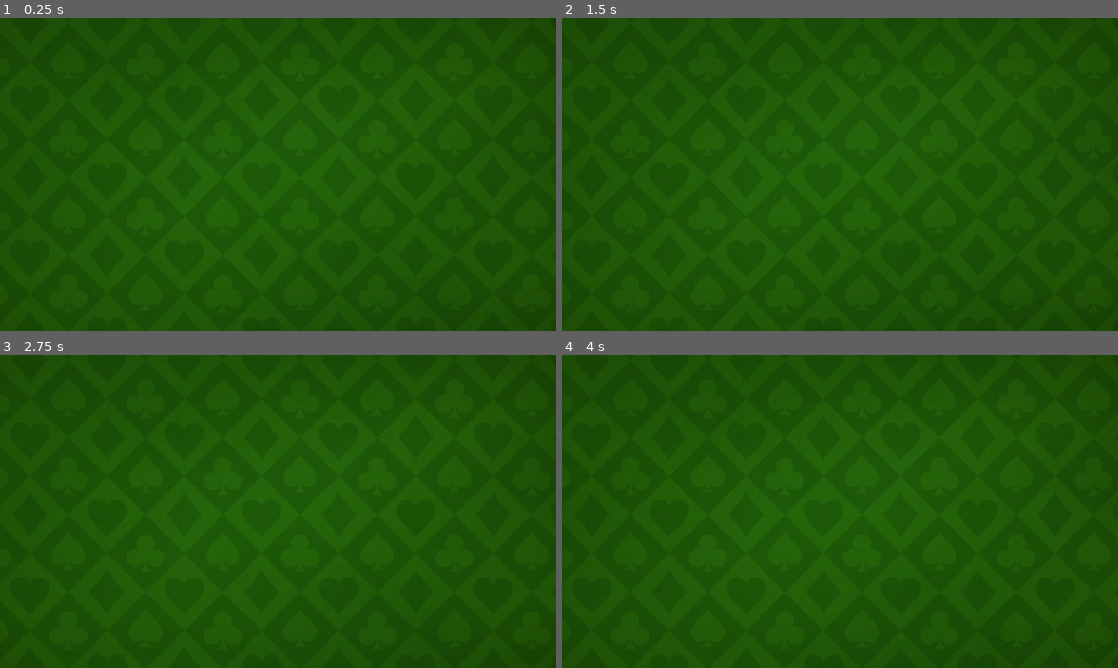
Above: before the commit, frames 1-4 (two rows, left to right).
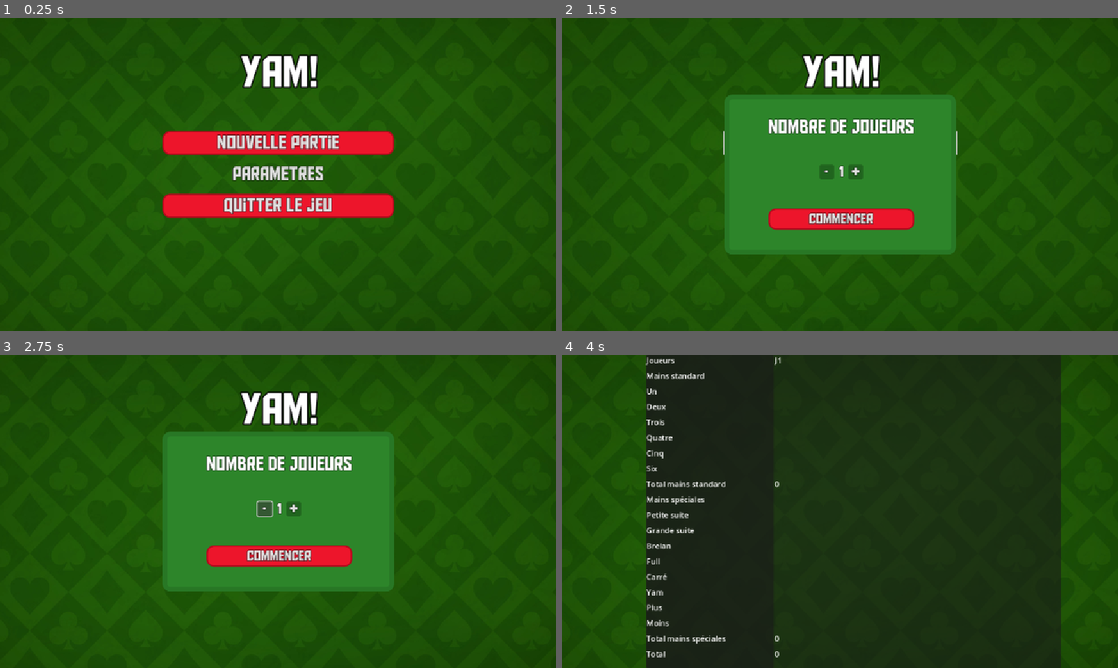
Above: after the commit, the same moments.

Repository: LaClimSx/Yam
Game: Godot game, scene res://scenes/menu.tscn
Two runs of this game, one before a commit and one after it. Both use one fixed random seed, a clock stepped at 60 frames per second and the inputs below. Before the commit the project starts from res://main.tscn.
Inputs (mouse positions are in pixels of both pictures, inside the frame that each line leads up to):
- Up to frame 1 (0.25 s): no input
- Up to frame 2 (1.5 s): click (840, 174) at 0.5 s, where only the run after the commit has a clickable "Parametres"; click (840, 143) at 1.25 s, where only the run after the commit has a clickable "Nouvelle partie"
- Up to frame 3 (2.75 s): click (266, 508) at 2 s, where only the run after the commit has a clickable "-"
- Up to frame 4 (4 s): click (856, 508) at 2.75 s, where only the run after the commit has a clickable "+"; click (840, 555) at 3.5 s, where only the run after the commit has a clickable "Commencer"

The runs differ from the first frame. In frame 1, 8.4% of the frame differs, in the area x 29-71%, y 11-64%; in frame 2, 22%; in frame 3, 22%; in frame 4, 75%, in the area x 15-90%, y 0-100%.

Commit message:
begin grid

Diff:
--- /dev/null
+++ b/art/themes/theme.tres
@@ -0,0 +1,44 @@
+[gd_resource type="Theme" load_steps=5 format=3 uid="uid://comm8wu618ibm"]
+
+[ext_resource type="FontFile" uid="uid://dj7t1kaapyvg4" path="res://art/fonts/AldotheApache.ttf" id="1_mp86n"]
+
+[sub_resource type="StyleBoxFlat" id="StyleBoxFlat_mp86n"]
+bg_color = Color(0.93, 0.0837, 0.16833, 1)
+border_width_left = 3
+border_width_top = 3
+border_width_right = 3
+border_width_bottom = 3
+border_color = Color(0.703941, 0.0371089, 0.113399, 1)
+corner_radius_top_left = 15
+corner_radius_top_right = 15
+corner_radius_bottom_right = 15
+corner_radius_bottom_left = 15
+
+[sub_resource type="StyleBoxFlat" id="StyleBoxFlat_6p2vo"]
+bg_color = Color(0.929412, 0.0823529, 0.168627, 1)
+border_width_left = 3
+border_width_top = 3
+border_width_right = 3
+border_width_bottom = 3
+border_color = Color(0.701961, 0.0352941, 0.113725, 1)
+
+[sub_resource type="StyleBoxFlat" id="StyleBoxFlat_61x1g"]
+bg_color = Color(0.175258, 0.522373, 0.163361, 1)
+border_width_left = 10
+border_width_top = 10
+border_width_right = 10
+border_width_bottom = 10
+border_color = Color(0.156875, 0.468208, 0.146082, 1)
+corner_radius_top_left = 15
+corner_radius_top_right = 15
+corner_radius_bottom_right = 15
+corner_radius_bottom_left = 15
+
+[resource]
+default_font = ExtResource("1_mp86n")
+default_font_size = 30
+Button/constants/outline_size = 3
+Button/styles/normal = SubResource("StyleBoxFlat_mp86n")
+Label/constants/outline_size = 3
+MenuButton/styles/normal = SubResource("StyleBoxFlat_6p2vo")
+Panel/styles/panel = SubResource("StyleBoxFlat_61x1g")
--- a/main.tscn
+++ /dev/null
@@ -1,9 +0,0 @@
-[gd_scene load_steps=2 format=3 uid="uid://bxqjdxcixqolp"]
-
-[ext_resource type="Texture2D" uid="uid://d3wtrkg1rslcu" path="res://art/visual/Background.jpg" id="1_rw486"]
-
-[node name="Node2D" type="Node2D"]
-
-[node name="VecteezyGreen-casino-poker-table-texture-game-background24232274" type="Sprite2D" parent="."]
-position = Vector2(541, 330)
-texture = ExtResource("1_rw486")
--- a/project.godot
+++ b/project.godot
@@ -11,9 +11,13 @@
 [application]
 
 config/name="Yam"
-run/main_scene="res://main.tscn"
-config/features=PackedStringArray("4.2", "Forward Plus")
-config/icon="res://icon.svg"
+run/main_scene="uid://c1al6gv6gqhbr"
+config/features=PackedStringArray("4.4", "Forward Plus")
+config/icon="res://art/visual/icon.svg"
+
+[autoload]
+
+Global="*res://scripts/global.gd"
 
 [display]
 
--- /dev/null
+++ b/scenes/main.tscn
@@ -0,0 +1,184 @@
+[gd_scene load_steps=2 format=3 uid="uid://bxqjdxcixqolp"]
+
+[ext_resource type="Texture2D" uid="uid://d3wtrkg1rslcu" path="res://art/visual/Background.jpg" id="1_o5qli"]
+
+[node name="Main" type="Control"]
+layout_mode = 3
+anchors_preset = 0
+
+[node name="Background" type="Sprite2D" parent="."]
+position = Vector2(541, 330)
+texture = ExtResource("1_o5qli")
+
+[node name="PanelContainer" type="Panel" parent="."]
+layout_mode = 0
+offset_left = 174.0
+offset_right = 1034.0
+offset_bottom = 648.0
+
+[node name="Hands" type="PanelContainer" parent="PanelContainer"]
+layout_mode = 2
+offset_right = 264.0
+offset_bottom = 648.0
+
+[node name="HandNames" type="VBoxContainer" parent="PanelContainer/Hands"]
+layout_mode = 2
+theme_override_constants/separation = 9
+
+[node name="Players" type="Label" parent="PanelContainer/Hands/HandNames"]
+layout_mode = 2
+text = "Joueurs"
+
+[node name="NormalHands" type="Label" parent="PanelContainer/Hands/HandNames"]
+layout_mode = 2
+text = "Mains standard"
+
+[node name="One" type="Label" parent="PanelContainer/Hands/HandNames"]
+layout_mode = 2
+text = "Un"
+
+[node name="Two" type="Label" parent="PanelContainer/Hands/HandNames"]
+layout_mode = 2
+text = "Deux"
+
+[node name="Three" type="Label" parent="PanelContainer/Hands/HandNames"]
+layout_mode = 2
+text = "Trois"
+
+[node name="Four" type="Label" parent="PanelContainer/Hands/HandNames"]
+layout_mode = 2
+text = "Quatre"
+
+[node name="Five" type="Label" parent="PanelContainer/Hands/HandNames"]
+layout_mode = 2
+text = "Cinq"
+
+[node name="Six" type="Label" parent="PanelContainer/Hands/HandNames"]
+layout_mode = 2
+text = "Six"
+
+[node name="NormalTotal" type="Label" parent="PanelContainer/Hands/HandNames"]
+layout_mode = 2
+text = "Total mains standard"
+
+[node name="ComplexHands" type="Label" parent="PanelContainer/Hands/HandNames"]
+layout_mode = 2
+text = "Mains spéciales"
+
+[node name="LittleStraight" type="Label" parent="PanelContainer/Hands/HandNames"]
+layout_mode = 2
+text = "Petite suite"
+
+[node name="BigStraight" type="Label" parent="PanelContainer/Hands/HandNames"]
+layout_mode = 2
+text = "Grande suite"
+
+[node name="Triangle" type="Label" parent="PanelContainer/Hands/HandNames"]
+layout_mode = 2
+text = "Brelan"
+
+[node name="Full" type="Label" parent="PanelContainer/Hands/HandNames"]
+layout_mode = 2
+text = "Full"
+
+[node name="Square" type="Label" parent="PanelContainer/Hands/HandNames"]
+layout_mode = 2
+text = "Carré"
+
+[node name="Yam" type="Label" parent="PanelContainer/Hands/HandNames"]
+layout_mode = 2
+text = "Yam"
+
+[node name="Plus" type="Label" parent="PanelContainer/Hands/HandNames"]
+layout_mode = 2
+text = "Plus"
+
+[node name="Minus" type="Label" parent="PanelContainer/Hands/HandNames"]
+layout_mode = 2
+text = "Moins"
+
+[node name="ComplexTotal" type="Label" parent="PanelContainer/Hands/HandNames"]
+layout_mode = 2
+text = "Total mains spéciales"
+
+[node name="Total" type="Label" parent="PanelContainer/Hands/HandNames"]
+layout_mode = 2
+text = "Total"
+
+[node name="Players" type="ScrollContainer" parent="PanelContainer"]
+layout_mode = 2
+offset_left = 266.0
+offset_right = 858.0
+offset_bottom = 648.0
+
+[node name="HBoxContainer" type="HBoxContainer" parent="PanelContainer/Players"]
+custom_minimum_size = Vector2(0, 648)
+layout_mode = 2
+
+[node name="Player1" type="VBoxContainer" parent="PanelContainer/Players/HBoxContainer"]
+layout_mode = 2
+theme_override_constants/separation = 9
+
+[node name="Name" type="Label" parent="PanelContainer/Players/HBoxContainer/Player1"]
+layout_mode = 2
+text = "J1"
+
+[node name="NormalHands" type="Label" parent="PanelContainer/Players/HBoxContainer/Player1"]
+layout_mode = 2
+
+[node name="One" type="Label" parent="PanelContainer/Players/HBoxContainer/Player1"]
+layout_mode = 2
+
+[node name="Two" type="Label" parent="PanelContainer/Players/HBoxContainer/Player1"]
+layout_mode = 2
+
+[node name="Three" type="Label" parent="PanelContainer/Players/HBoxContainer/Player1"]
+layout_mode = 2
+
+[node name="Four" type="Label" parent="PanelContainer/Players/HBoxContainer/Player1"]
+layout_mode = 2
+
+[node name="Five" type="Label" parent="PanelContainer/Players/HBoxContainer/Player1"]
+layout_mode = 2
+
+[node name="Six" type="Label" parent="PanelContainer/Players/HBoxContainer/Player1"]
+layout_mode = 2
+
+[node name="Total1" type="Label" parent="PanelContainer/Players/HBoxContainer/Player1"]
+layout_mode = 2
+text = "0"
+
+[node name="ComplexHands" type="Label" parent="PanelContainer/Players/HBoxContainer/Player1"]
+layout_mode = 2
+
+[node name="LittleStraight" type="Label" parent="PanelContainer/Players/HBoxContainer/Player1"]
+layout_mode = 2
+
+[node name="BigStraight" type="Label" parent="PanelContainer/Players/HBoxContainer/Player1"]
+layout_mode = 2
+
+[node name="Triangle" type="Label" parent="PanelContainer/Players/HBoxContainer/Player1"]
+layout_mode = 2
+
+[node name="Full" type="Label" parent="PanelContainer/Players/HBoxContainer/Player1"]
+layout_mode = 2
+
+[node name="Square" type="Label" parent="PanelContainer/Players/HBoxContainer/Player1"]
+layout_mode = 2
+
+[node name="Yam" type="Label" parent="PanelContainer/Players/HBoxContainer/Player1"]
+layout_mode = 2
+
+[node name="Plus" type="Label" parent="PanelContainer/Players/HBoxContainer/Player1"]
+layout_mode = 2
+
+[node name="Minus" type="Label" parent="PanelContainer/Players/HBoxContainer/Player1"]
+layout_mode = 2
+
+[node name="ComplexTotal" type="Label" parent="PanelContainer/Players/HBoxContainer/Player1"]
+layout_mode = 2
+text = "0"
+
+[node name="Total" type="Label" parent="PanelContainer/Players/HBoxContainer/Player1"]
+layout_mode = 2
+text = "0"
--- /dev/null
+++ b/scenes/menu.tscn
@@ -0,0 +1,143 @@
+[gd_scene load_steps=5 format=3 uid="uid://c1al6gv6gqhbr"]
+
+[ext_resource type="Theme" uid="uid://comm8wu618ibm" path="res://art/themes/theme.tres" id="1_con2f"]
+[ext_resource type="Script" uid="uid://dqs6sw1ys7k2h" path="res://scripts/menu.gd" id="1_vjb58"]
+[ext_resource type="Texture2D" uid="uid://d3wtrkg1rslcu" path="res://art/visual/Background.jpg" id="1_yqeox"]
+
+[sub_resource type="StyleBoxFlat" id="StyleBoxFlat_con2f"]
+bg_color = Color(0.127577, 0.393458, 0.117393, 1)
+corner_radius_top_left = 4
+corner_radius_top_right = 4
+corner_radius_bottom_right = 4
+corner_radius_bottom_left = 4
+
+[node name="Menu" type="Control"]
+layout_mode = 3
+anchors_preset = 15
+anchor_right = 1.0
+anchor_bottom = 1.0
+grow_horizontal = 2
+grow_vertical = 2
+theme = ExtResource("1_con2f")
+script = ExtResource("1_vjb58")
+
+[node name="Background" type="Sprite2D" parent="."]
+position = Vector2(541, 330)
+texture = ExtResource("1_yqeox")
+
+[node name="Title" type="Label" parent="."]
+layout_mode = 1
+anchors_preset = 5
+anchor_left = 0.5
+anchor_right = 0.5
+offset_left = -501.0
+offset_top = 75.0
+offset_right = 502.0
+offset_bottom = 165.0
+grow_horizontal = 2
+theme_override_constants/outline_size = 10
+theme_override_font_sizes/font_size = 90
+text = "Yam!"
+horizontal_alignment = 1
+
+[node name="Buttons" type="VBoxContainer" parent="."]
+layout_mode = 1
+anchors_preset = 8
+anchor_left = 0.5
+anchor_top = 0.5
+anchor_right = 0.5
+anchor_bottom = 0.5
+offset_left = -240.0
+offset_top = -166.0
+offset_right = 240.0
+offset_bottom = 165.0
+grow_horizontal = 2
+grow_vertical = 2
+theme_override_constants/separation = 15
+alignment = 1
+
+[node name="Start" type="Button" parent="Buttons"]
+custom_minimum_size = Vector2(0, 50)
+layout_mode = 2
+theme_override_font_sizes/font_size = 40
+text = "Nouvelle partie"
+
+[node name="Settings" type="MenuButton" parent="Buttons"]
+custom_minimum_size = Vector2(0, 50)
+layout_mode = 2
+theme_override_font_sizes/font_size = 40
+text = "Parametres"
+
+[node name="Quit" type="Button" parent="Buttons"]
+custom_minimum_size = Vector2(0, 50)
+layout_mode = 2
+theme_override_font_sizes/font_size = 40
+text = "Quitter le jeu
+"
+
+[node name="PlayerSettings" type="Panel" parent="."]
+visible = false
+layout_mode = 1
+anchors_preset = 8
+anchor_left = 0.5
+anchor_top = 0.5
+anchor_right = 0.5
+anchor_bottom = 0.5
+offset_left = -240.0
+offset_top = -166.0
+offset_right = 240.0
+offset_bottom = 165.0
+grow_horizontal = 2
+grow_vertical = 2
+theme = ExtResource("1_con2f")
+
+[node name="VBoxContainer" type="VBoxContainer" parent="PlayerSettings"]
+layout_mode = 1
+anchors_preset = 13
+anchor_left = 0.5
+anchor_right = 0.5
+anchor_bottom = 1.0
+offset_left = -143.0
+offset_right = 147.0
+grow_horizontal = 2
+grow_vertical = 2
+theme_override_constants/separation = 60
+alignment = 1
+
+[node name="PlayerCountText" type="Label" parent="PlayerSettings/VBoxContainer"]
+layout_mode = 2
+theme_override_font_sizes/font_size = 40
+text = "Nombre de Joueurs"
+horizontal_alignment = 1
+
+[node name="HBoxContainer" type="HBoxContainer" parent="PlayerSettings/VBoxContainer"]
+layout_mode = 2
+theme_override_constants/separation = 10
+alignment = 1
+
+[node name="Minus" type="Button" parent="PlayerSettings/VBoxContainer/HBoxContainer"]
+custom_minimum_size = Vector2(30, 30)
+layout_mode = 2
+theme_override_styles/normal = SubResource("StyleBoxFlat_con2f")
+text = "-
+"
+
+[node name="Count" type="Label" parent="PlayerSettings/VBoxContainer/HBoxContainer"]
+layout_mode = 2
+text = "1"
+
+[node name="Plus" type="Button" parent="PlayerSettings/VBoxContainer/HBoxContainer"]
+custom_minimum_size = Vector2(30, 30)
+layout_mode = 2
+theme_override_styles/normal = SubResource("StyleBoxFlat_con2f")
+text = "+"
+
+[node name="StartGame" type="Button" parent="PlayerSettings/VBoxContainer"]
+custom_minimum_size = Vector2(0, 45)
+layout_mode = 2
+text = "Commencer"
+
+[connection signal="pressed" from="Buttons/Start" to="." method="_on_start_pressed"]
+[connection signal="pressed" from="PlayerSettings/VBoxContainer/HBoxContainer/Minus" to="." method="_on_minus_pressed"]
+[connection signal="pressed" from="PlayerSettings/VBoxContainer/HBoxContainer/Plus" to="." method="_on_plus_pressed"]
+[connection signal="pressed" from="PlayerSettings/VBoxContainer/StartGame" to="." method="_on_start_game_pressed"]
--- /dev/null
+++ b/scripts/global.gd
@@ -0,0 +1,4 @@
+extends Node
+
+@export var MAX_PLAYER_NB = 6
+var player_nb : int = 1
--- /dev/null
+++ b/scripts/menu.gd
@@ -0,0 +1,26 @@
+extends Control
+
+
+func _ready():
+	if !Global.ready:
+		await Global.ready
+
+
+func _on_start_pressed():
+	$PlayerSettings.visible = true
+	for button in $Buttons.get_children():
+		button.disabled = true
+
+
+func _on_minus_pressed():
+	Global.player_nb = clamp(Global.player_nb - 1, 1, Global.MAX_PLAYER_NB)
+	$PlayerSettings/VBoxContainer/HBoxContainer/Count.text = str(Global.player_nb)
+
+
+func _on_plus_pressed():
+	Global.player_nb = clamp(Global.player_nb + 1, 1, Global.MAX_PLAYER_NB)
+	$PlayerSettings/VBoxContainer/HBoxContainer/Count.text = str(Global.player_nb)
+
+
+func _on_start_game_pressed():
+	get_tree().change_scene_to_file("res://scenes/main.tscn")
Binary file added: art/fonts/AldotheApache.ttf
Not shown, added: art/fonts/AldotheApache.ttf.import
Binary file added: art/fonts/Honk-Regular-VariableFont_MORF,SHLN.ttf
Not shown, added: art/fonts/Honk-Regular-VariableFont_MORF,SHLN.ttf.import
Renamed: icon.svg -> art/visual/icon.svg
Not shown, changed: art/visual/icon.svg.import
Not shown, added: scripts/global.gd.uid
Not shown, added: scripts/menu.gd.uid
